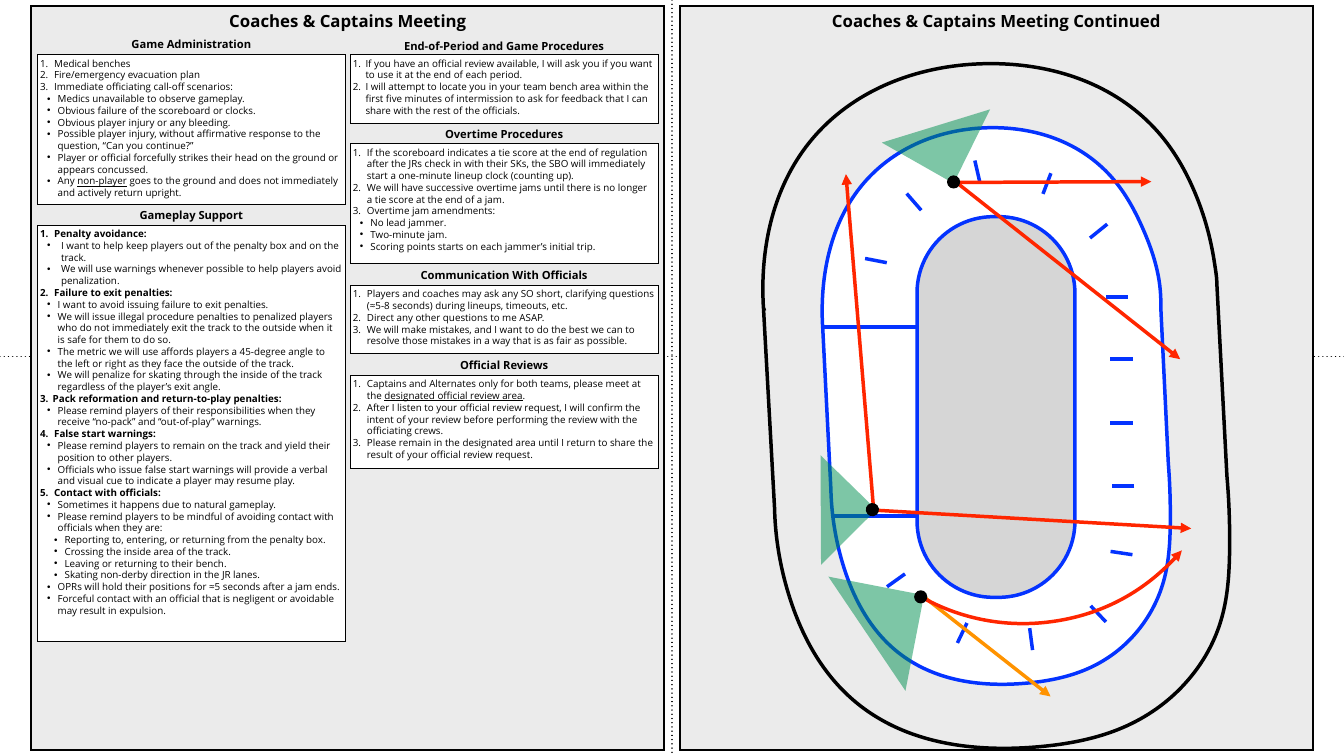
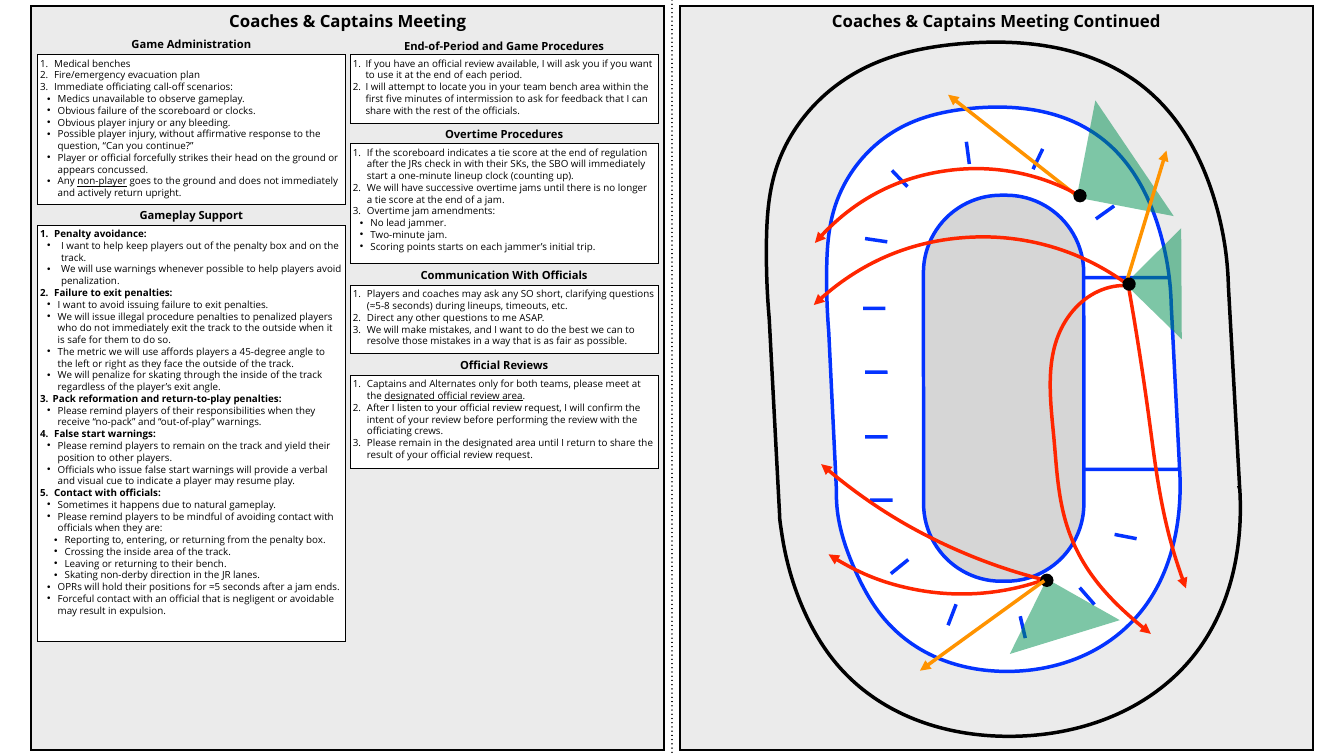
Before and after one commit to timothyhull/breadpool-hr-notes, a slide deck: slide 2 of hr-notes/powerpoint/hr-notes.pptx. Drawn at 1344x756 pixels with LibreOffice and Linux fonts; fonts in the diff are those of the drawing. Boxes give left, top, right and bottom in pixels: in the first picture for what was removed or moved away, otherwise in the second. Text is boxed around its words. In the diff, an @@ line names an element or a change of style, - is before the commit and + after.

```diff
--- a/hr-notes/powerpoint/hr-notes.pptx
+++ b/hr-notes/powerpoint/hr-notes.pptx
@@ freeform shape "]\" at (766,42,1240,736): rotation 270 to 90 degrees; outline redrawn @@
@@ freeform shape at (827,107,1180,671): rotation 270 to 90 degrees; outline redrawn @@
@@ freeform shape at (1037,101,1174,256): rotation 342 to 55 degrees; outline redrawn @@
@@ 3 lines: place and size @@
-3 lines at (957,160,1106,643)
+3 lines at (948,142,1095,625)
@@ line moved from (1051, 173) - (1043, 194) to (1033, 169) - (1043, 149) @@
@@ arrow removed from (874, 512) to (846, 174) @@
@@ line moved from (907, 194) - (921, 210) to (892, 170) - (907, 186) @@
@@ rounded rectangle at (923,195,1083,581): rotation 270 to 90 degrees @@
@@ arrow removed from (956, 182) to (1180, 359) @@
@@ arrow removed from (956, 182) to (1151, 181) @@
@@ ellipse at (1073,189,1086,203): rotation 0 to 180 degrees @@
@@ line moved from (1107, 224) - (1090, 238) to (1096, 219) - (1114, 206) @@
@@ line moved from (865, 259) - (887, 263) to (865, 238) - (887, 242) @@
@@ freeform shape at (1124,228,1182,339): rotation 269 to 89 degrees; outline redrawn @@
@@ group added at (814,95,1311,633): 5 freeform shapes, 2 arrows @@
@@ line moved from (1127, 297) - (1106, 297) to (1083, 278) - (1170, 278) @@
@@ ellipse at (1119,274,1139,294): rotation 49 to 229 degrees @@
@@ line moved from (916, 327) - (822, 327) to (863, 308) - (885, 308) @@
@@ line removed from (0, 356) to (1344, 356) @@
@@ line moved from (1132, 359) - (1110, 359) to (865, 372) - (887, 372) @@
@@ line moved from (1132, 423) - (1110, 423) to (865, 437) - (887, 437) @@
@@ line moved from (1134, 486) - (1112, 486) to (1085, 469) - (1180, 469) @@
@@ line moved from (917, 516) - (832, 516) to (870, 500) - (892, 500) @@
@@ arrow removed from (875, 510) to (1191, 529) @@
@@ line moved from (1132, 555) - (1110, 551) to (1136, 539) - (1115, 534) @@
@@ freeform shape at (828,553,1044,595): rotation 11 to 179 degrees; outline redrawn @@
@@ line moved from (905, 574) - (887, 587) to (891, 573) - (908, 559) @@
@@ freeform shape at (992,562,1120,654): rotation 236 to 162 degrees; outline redrawn @@
@@ arrow moved from (920, 594) - (1050, 696) to (1044, 581) - (920, 671) @@
@@ ellipse at (1040,573,1054,587): rotation 0 to 180 degrees @@
@@ line moved from (1030, 628) - (1033, 650) to (1025, 638) - (1020, 616) @@
```
Also in this commit, not shown: 1 other slide changed, 2 other files.
